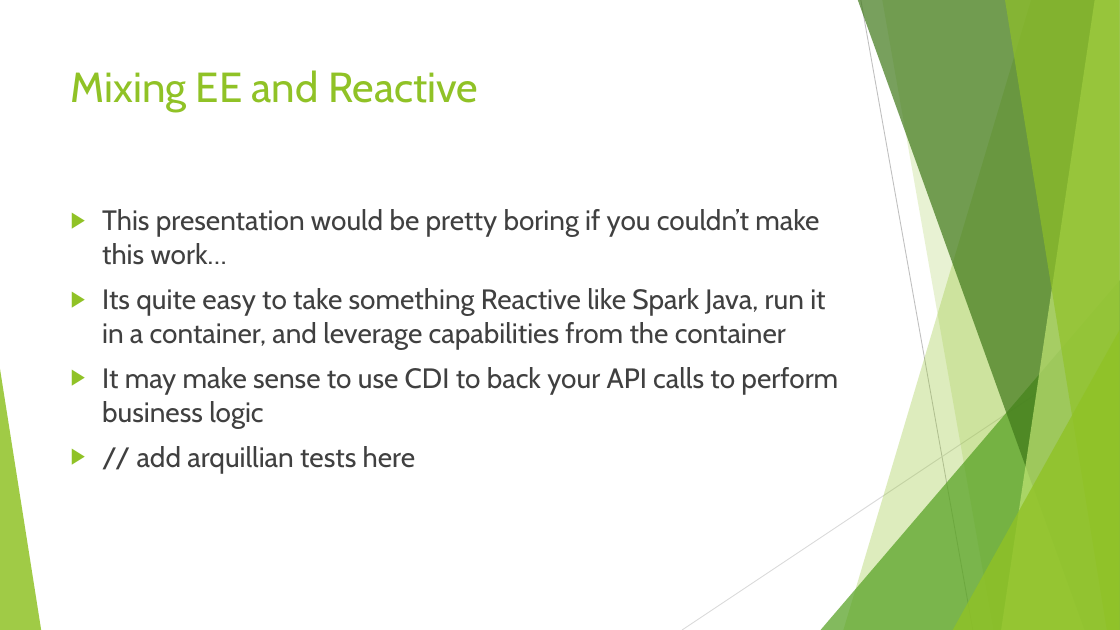
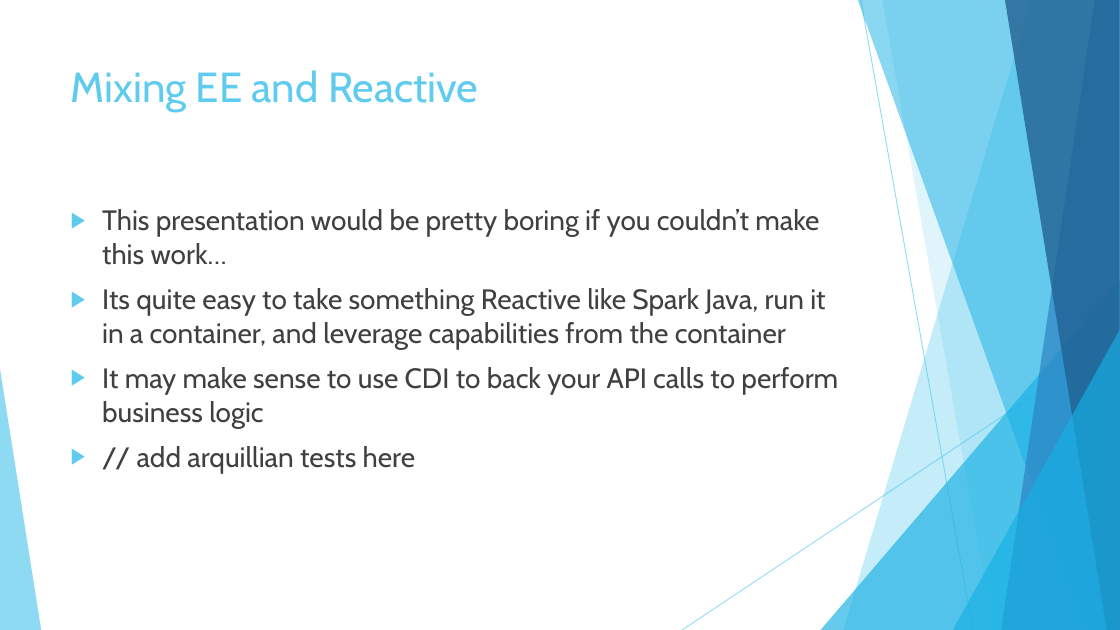
Before and after one commit to johnament/bootee, a slide deck: slide 8 of BootEE.pptx. Drawn at 1120x630 pixels with LibreOffice and Linux fonts; fonts in the diff are those of the drawing. Boxes give left, top, right and bottom in pixels: in the first picture for what was removed or moved away, otherwise in the second. Text is boxed around its words. In the diff, an @@ line names an element or a change of style, - is before the commit and + after.

```diff
--- a/BootEE.pptx
+++ b/BootEE.pptx
@@ freeform shape at (844,0,1120,630): fill #90C226 at 30% opacity to #5FCBEF at 36% opacity @@
@@ freeform shape at (858,0,1120,630): fill #3F7819 at 70% opacity to #17B0E4 at 50% opacity @@
@@ line (861, 0) - (973, 630): stroke #BFBFBF 0.75 pt to #5FCBEF 0.75 pt @@
@@ freeform shape at (882,0,1120,630): fill #90C226 at 20% opacity to #5FCBEF at 20% opacity @@
@@ freeform shape at (1002,0,1120,630): fill #C0E474 at 70% opacity to #2E83C3 at 70% opacity @@
@@ freeform shape at (1005,0,1120,630): fill #90C226 at 65% opacity to #226292 at 80% opacity @@
@@ title "Mixing EE and Reactive" at (71,70,478,112): text colour #90C226 to #5FCBEF @@
@@ text "This presentation would be pretty ..." at (102,209,838,473): bullet colour #90C226 to #5FCBEF @@
@@ triangle at (821,280,1120,630): fill #54A021 at 72% opacity to #17B0E4 at 66% opacity @@
@@ line (1120, 339) - (682, 630): stroke #D9D9D9 0.75 pt to #5FCBEF 0.75 pt @@
@@ triangle at (953,330,1120,630): fill #90C226 at 80% opacity to #17B0E4 at 66% opacity @@
@@ triangle at (0,369,41,630): fill #90C226 at 85% opacity to #5FCBEF at 70% opacity @@
```
Also in this commit, not shown: 7 other slides changed, 5 slides added, 1 slide removed.
